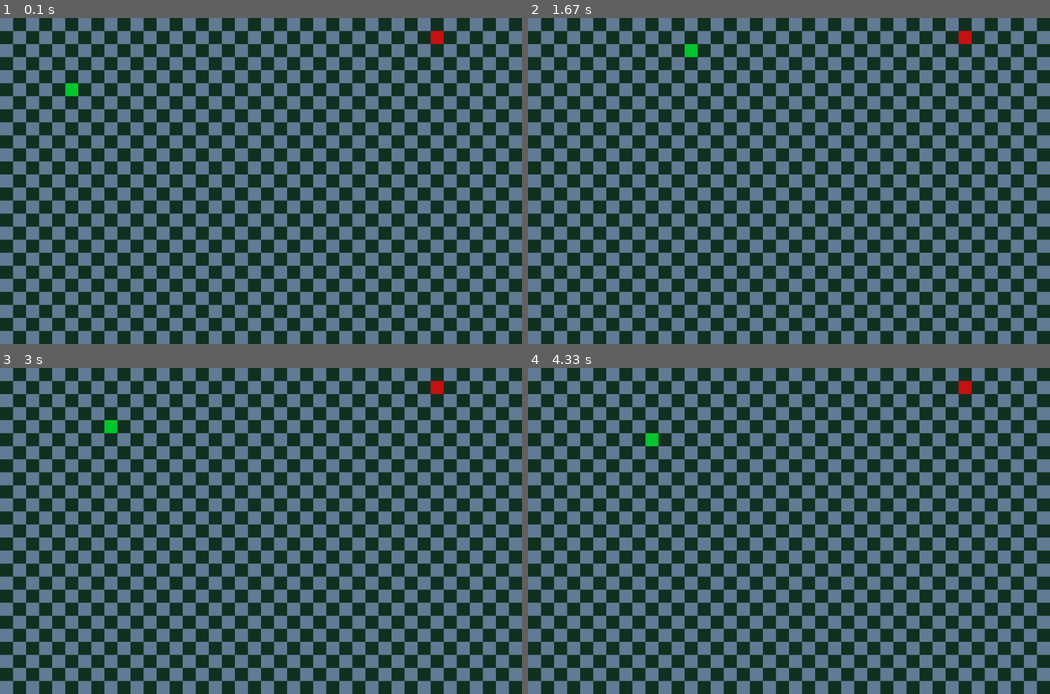
Above: before the commit, frames 1-4 (two rows, left to right).
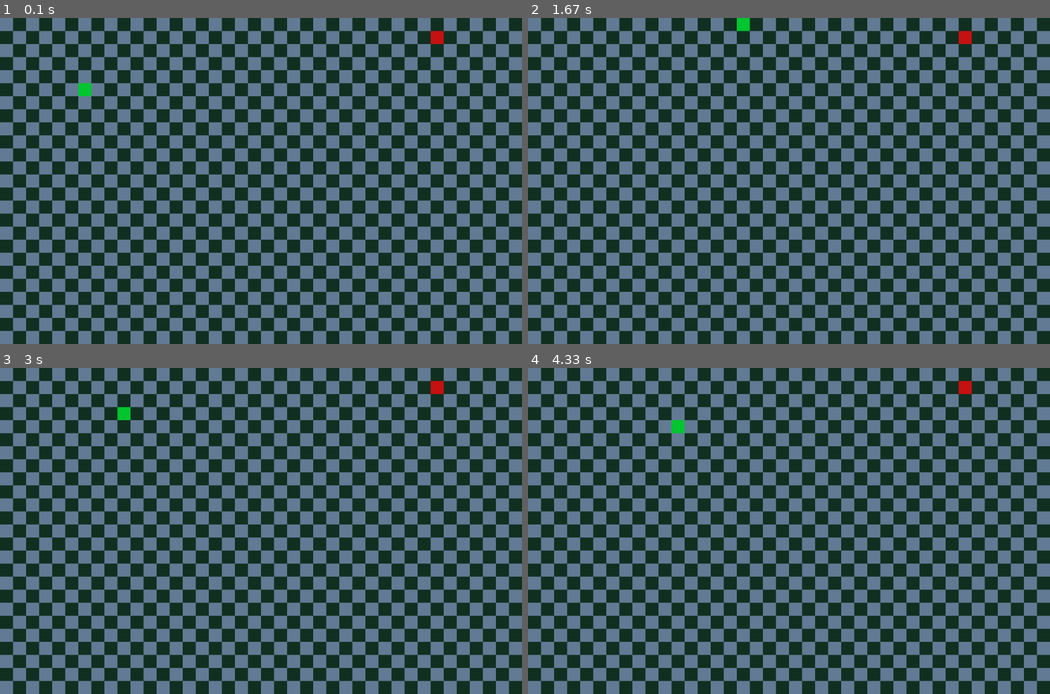
Above: after the commit, the same moments.

Repository: J-Spitzak/stuff
Game: pygame game, started from snake.py
The game is run twice, just before and just after one commit, with the same random seed, the same clock (stepped at 60 frames per second) and the same inputs.
Inputs:
- Up to frame 1 (0.1 s): no input
- Up to frame 2 (1.67 s): hold Up 0.83-1.3 s; hold Right from 1.33 s (still down)
- Up to frame 3 (3 s): release Right at 1.8 s; hold Left 1.83-2.37 s; hold Down 2.4-2.7 s; hold Left from 2.73 s (still down)
- Up to frame 4 (4.33 s): release Left at 3.13 s; hold Right 3.57-4.2 s; hold Down from 4.23 s (still down)

The runs differ from the first frame. In frame 1, 0.2% of the frame differs, in the area x 12-18%, y 19-25%; in frame 2, 0.2%; in frame 3, 0.2%; in frame 4, 0.2%.

Commit message:
added color

Diff:
--- a/snake.py
+++ b/snake.py
@@ -5,7 +5,6 @@
 
 BACKROUND_BLUE = (100,125,150)
 BACKROUND_GREEN = (20,50,35)
-GREEN = (5,200,50)
 RED = (200,20,20)
 
 WN_WIDTH = 1200
@@ -59,10 +58,14 @@
         self.y = y
         self.direction = vect
 
-    def draw(self):
+    def draw(self,s):
         stepped_x = self.x * STEP
         stepped_y = self.y * STEP
-        pg.draw.rect(WN, GREEN, (stepped_x,stepped_y,STEP,STEP))
+        fac = 5
+        if fac * s < 200:
+            pg.draw.rect(WN,(5,200 - fac * s,50), (stepped_x,stepped_y,STEP,STEP))
+        else:
+            pg.draw.rect(WN,(5,0,50), (stepped_x,stepped_y,STEP,STEP))
 
     def move(self):
         self.x += self.direction[0]
@@ -83,7 +86,8 @@
             pg.draw.rect(WN, GREEN, (stepped_x,stepped_y,STEP,STEP))
             s+=1'''
         for block in self.body:
-            block.draw()
+            block.draw(s)
+            s+=1
         #print(s)
 
     def moveBlocks(self):
@@ -143,7 +147,7 @@
 
 def snakeStuff(tick):
     tick+=1
-    if tick >= 5:
+    if tick >= 3:
         snakey.move()
         snakey.self_collosion()
         tick = 0
